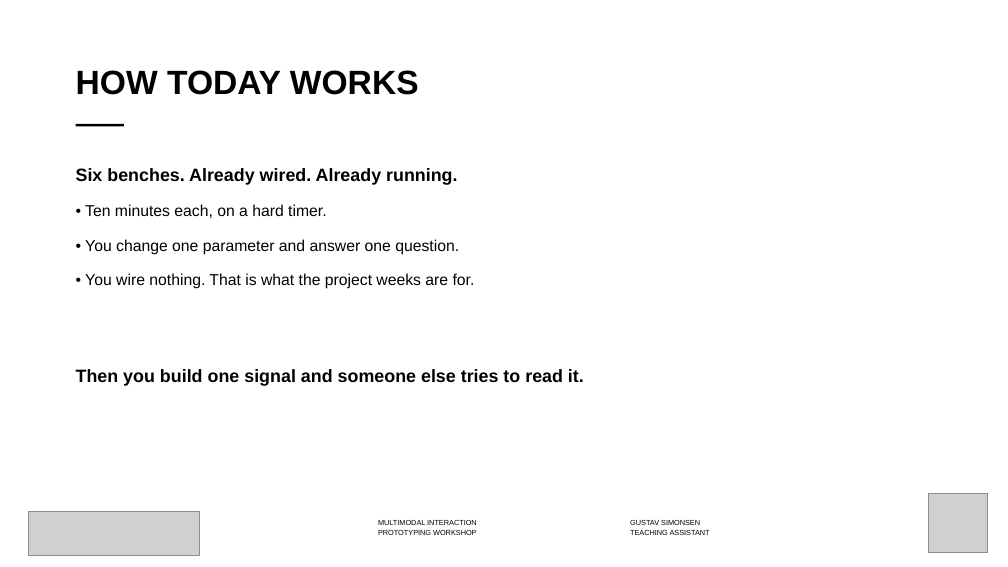
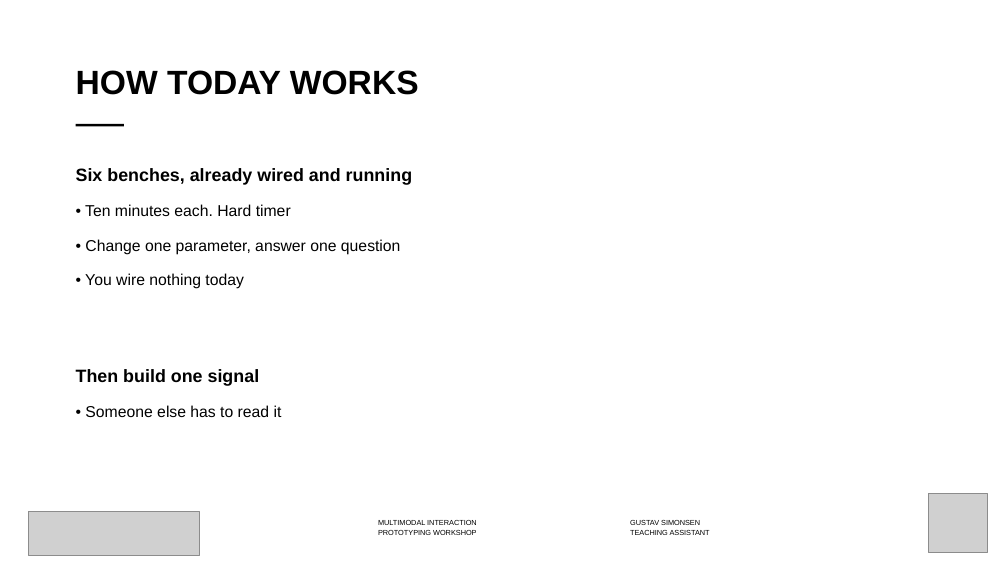
Before and after one commit to labtools-au/multimodal-actuator-workshop, a slide deck: slide 3 of docs/multimodal-actuator-workshop.pptx. Drawn at 1008x567 pixels with LibreOffice and Linux fonts; fonts in the diff are those of the drawing; grey boxes stand for pictures; background and template pictures are left out. Boxes give left, top, right and bottom in pixels: in the first picture for what was removed or moved away, otherwise in the second. Text is boxed around its words. In the diff, an @@ line names an element or a change of style, - is before the commit and + after.

```diff
--- a/docs/multimodal-actuator-workshop.pptx
+++ b/docs/multimodal-actuator-workshop.pptx
@@ text at (76, 168, 412, 417): text changed @@
-Six benches. Already wired. Already running.
-• Ten minutes each, on a hard timer.
-• You change one parameter and answer one question.
-• You wire nothing. That is what the project weeks are for.
-Then you build one signal and someone else tries to read it.
+Six benches, already wired and running
+• Ten minutes each. Hard timer
+• Change one parameter, answer one question
+• You wire nothing today
+Then build one signal
+• Someone else has to read it
```
Also in this commit, not shown: 12 other slides changed, 4 other files.
